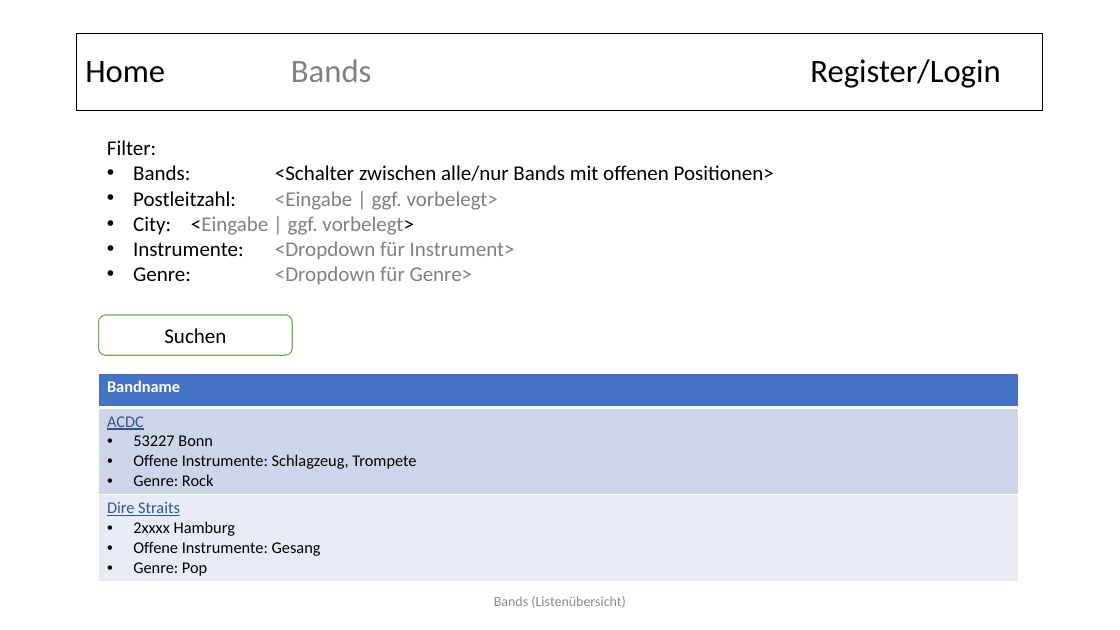
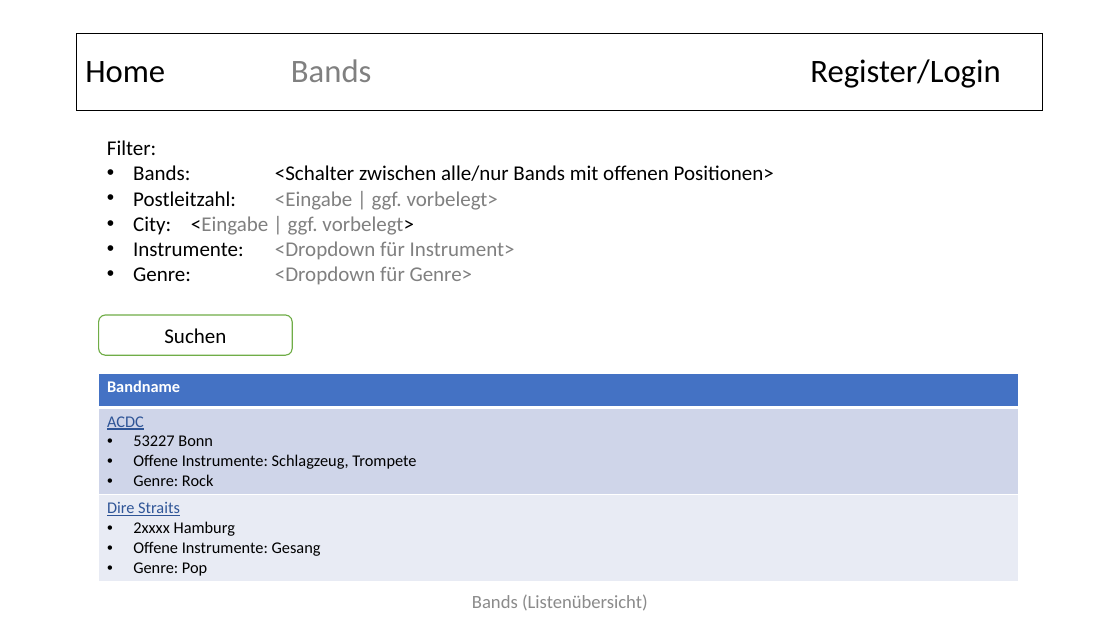
Before and after one commit to WCS-Java-Training-Bonn-2019/where-is-my-band, a slide deck: slide 3 of Projektdokumentation/MockflowSoundmachine.pptx. Drawn at 1120x630 pixels with LibreOffice and Linux fonts; fonts in the diff are those of the drawing. Boxes give left, top, right and bottom in pixels: in the first picture for what was removed or moved away, otherwise in the second. Text is boxed around its words. In the diff, an @@ line names an element or a change of style, - is before the commit and + after.

```diff
--- a/Projektdokumentation/MockflowSoundmachine.pptx
+++ b/Projektdokumentation/MockflowSoundmachine.pptx
@@ text "Bands (Listenübersicht)" at [472,594,648,610]: size 12 to 16 pt @@
```
Also in this commit, not shown: 4 other slides changed, 5 slides added, 1 other file.
